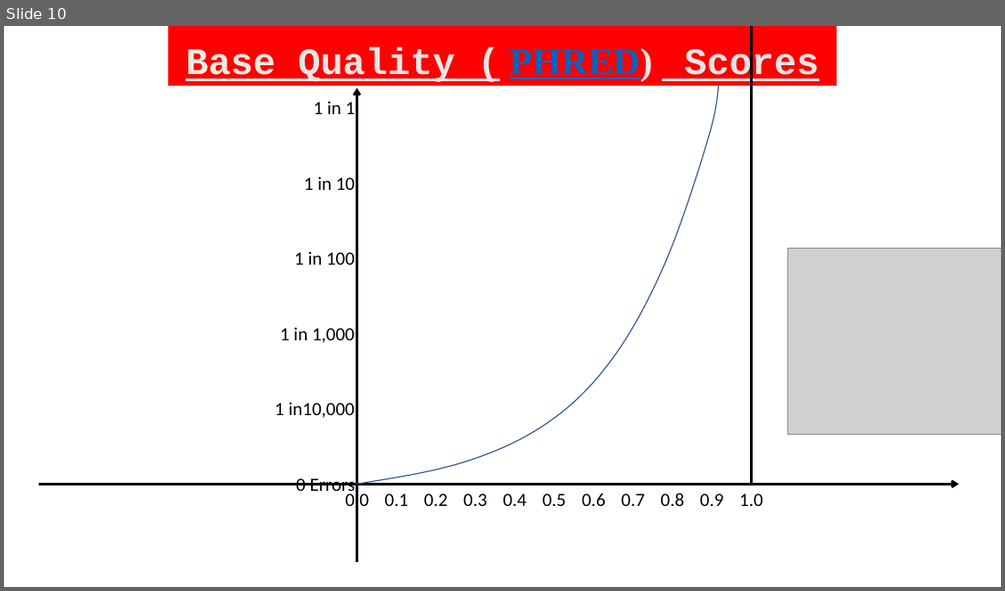
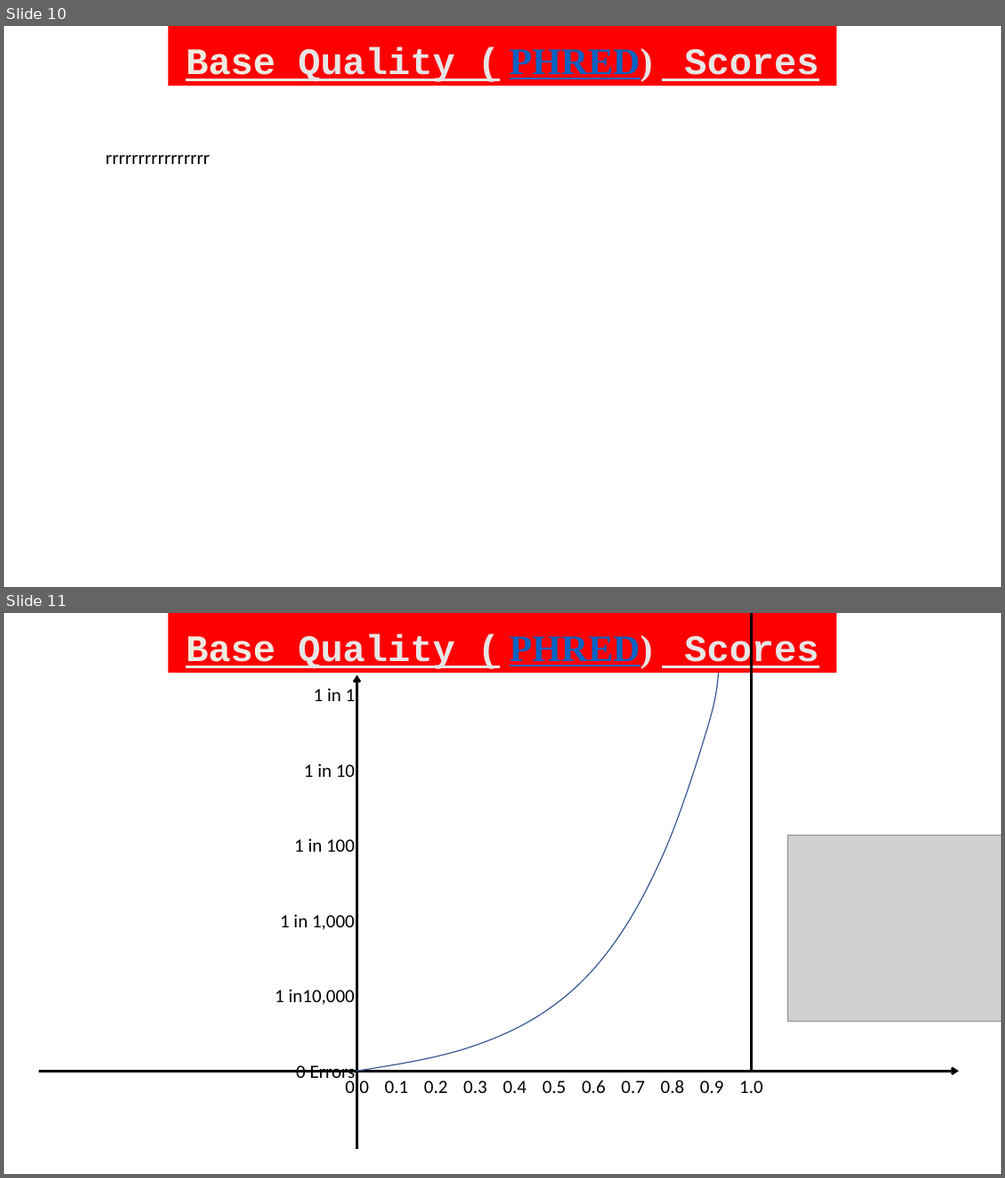
Before and after one commit to BioinformaticsTraining/Introduction-to-Bioinformatics, a slide deck: Flip Presentations/NGS_Intro/00-FASTA_FASTQ_PHRED_ASCII/00-FASTQ_PHRED_ASCII.pptx. Shown one above the other, each under a label of ours: slide 10 before the commit, slides 10 and 11 after it. The pictures are 1005x591 and 1005x1178 pixels, drawn with LibreOffice and Linux fonts; fonts in the diff are those of the drawing; grey boxes stand for pictures. Boxes give left, top, right and bottom in pixels: in the first picture for what was removed or moved away, otherwise in the second. Text is boxed around its words. In the diff, an @@ line names an element or a change of style, - is before the commit and + after.

```diff
--- a/Flip Presentations/NGS_Intro/00-FASTA_FASTQ_PHRED_ASCII/00-FASTQ_PHRED_ASCII.pptx
+++ b/Flip Presentations/NGS_Intro/00-FASTA_FASTQ_PHRED_ASCII/00-FASTQ_PHRED_ASCII.pptx
@@ slide 10 added at (4, 26, 1001, 587), background #FFFFFF @@
@@ rectangle added at (169, 26, 837, 86), fill #FF0000, 36 pt, text #E7E6E6, bold, underline @@
+Base Quality ( PHRED) Scores
@@ text added at (105, 154, 210, 164), 18 pt, text #000000 @@
+rrrrrrrrrrrrrrrr
@@ what was slide 10 is now slide 11 @@
```
Also in this commit, not shown: 5 other files.
